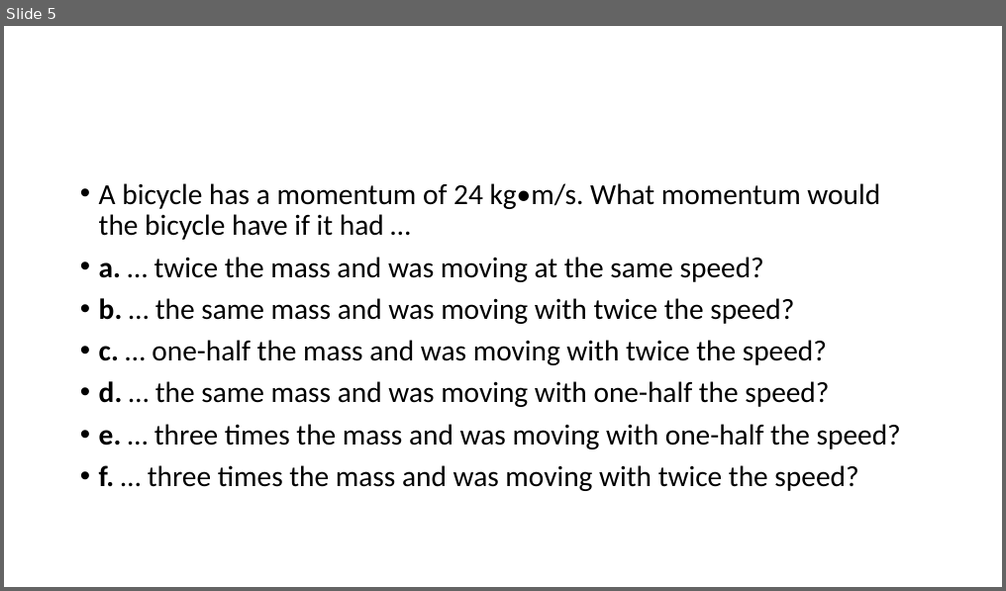
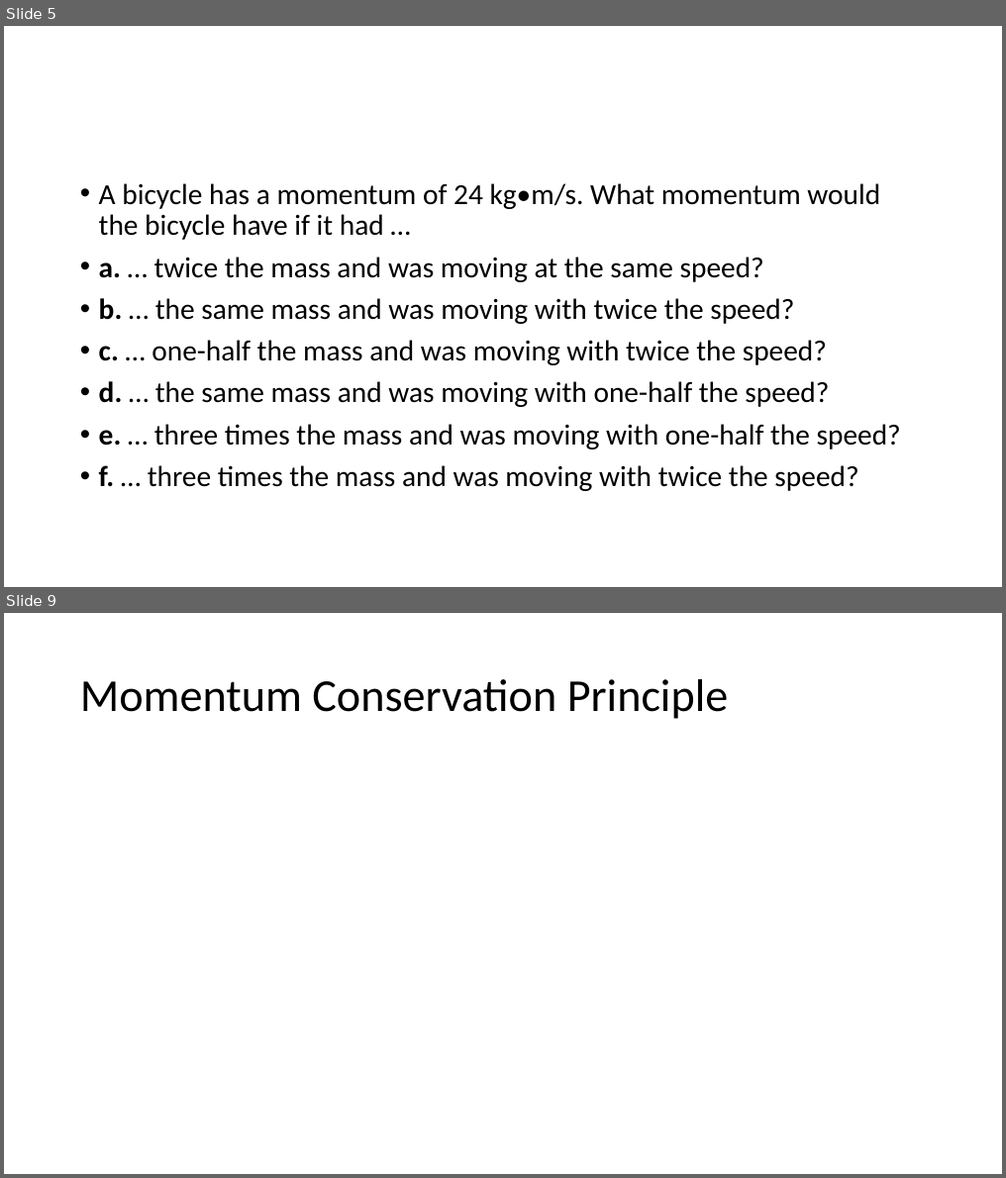
Before and after one commit to acsabai/acsabai.github.io, a slide deck: classes/Physics9ab/downloads/Momentum.pptx. Shown one above the other, each under a label of ours: slide 5 before the commit, slides 5 and 9 after it; the slides between them are not shown. The pictures are 1006x591 and 1006x1178 pixels, drawn with LibreOffice and Linux fonts; fonts in the diff are those of the drawing; grey boxes stand for pictures. Boxes give left, top, right and bottom in pixels: in the first picture for what was removed or moved away, otherwise in the second. Text is boxed around its words. In the diff, an @@ line names an element or a change of style, - is before the commit and + after.

```diff
--- a/classes/Physics9ab/downloads/Momentum.pptx
+++ b/classes/Physics9ab/downloads/Momentum.pptx
@@ slide 9 added at box(4, 613, 1002, 1174), background #FFFFFF @@
@@ title added at box(80, 679, 729, 719), 44 pt, text #000000 @@
+Momentum Conservation Principle
```
Also in this commit, not shown: 1 slide changed, 7 other slides added, 2 slides removed.
